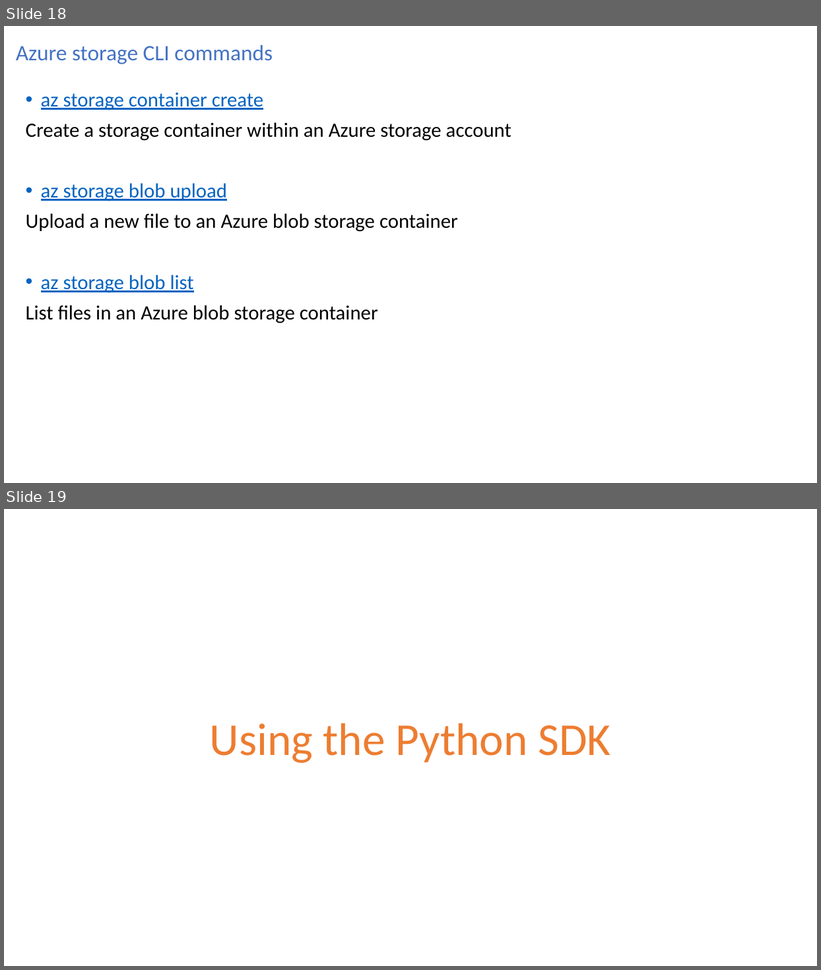
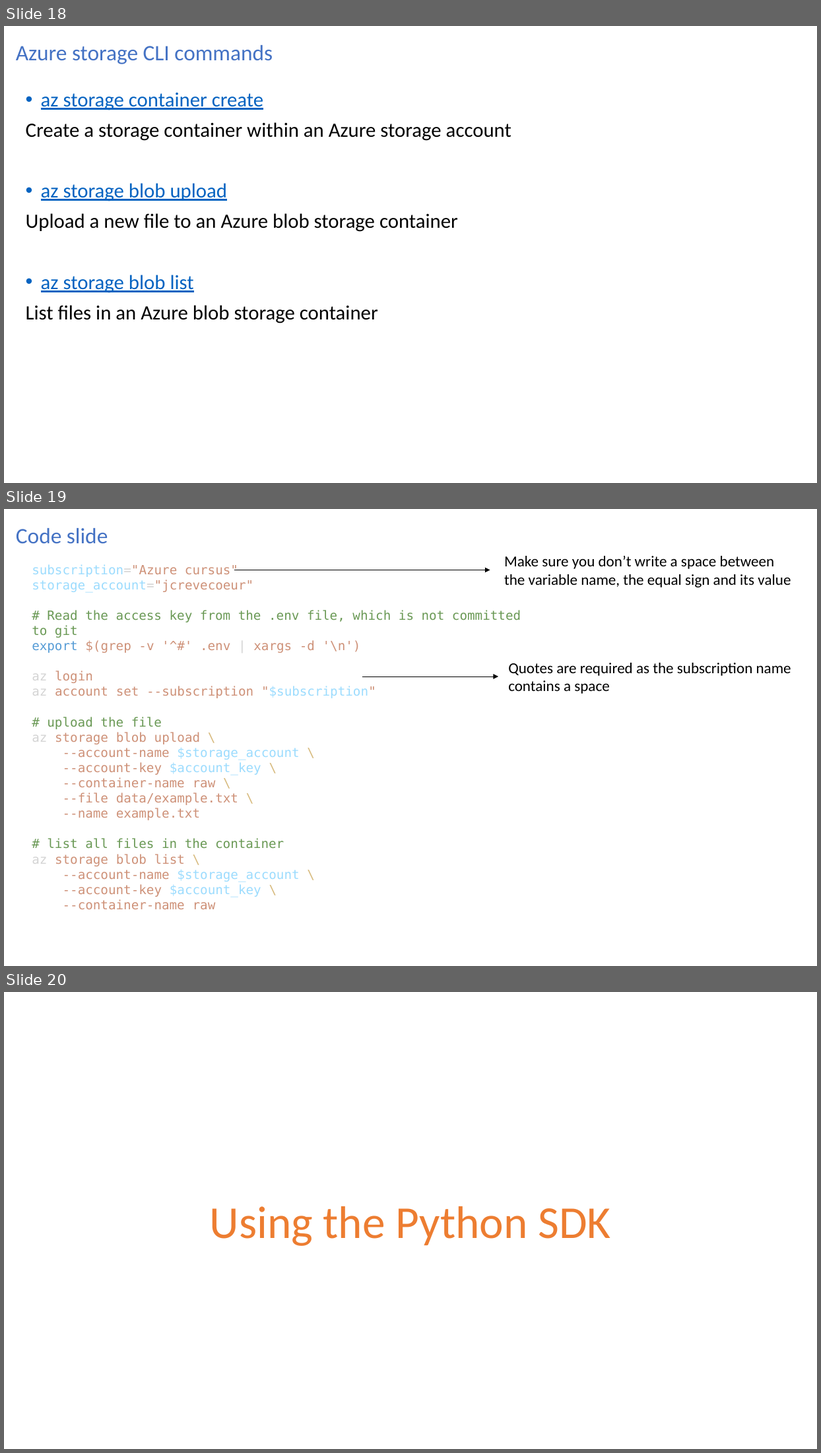
Before and after one commit to jonascrevecoeur/azure-fundamentals, a slide deck: slides/Azure fundamentals.pptx. Shown one above the other, each under a label of ours: slides 18 and 19 before the commit, slides 18, 19 and 20 after it. The pictures are 821x970 and 821x1453 pixels, drawn with LibreOffice and Linux fonts; fonts in the diff are those of the drawing. Boxes give left, top, right and bottom in pixels: in the first picture for what was removed or moved away, otherwise in the second. Text is boxed around its words. In the diff, an @@ line names an element or a change of style, - is before the commit and + after.

```diff
--- a/slides/Azure fundamentals.pptx
+++ b/slides/Azure fundamentals.pptx
@@ slide 19 added at [4, 509, 817, 966], background #FFFFFF @@
@@ title added at [16, 528, 108, 543], 26 pt, text #4472C4 @@
+Code slide
@@ text added at [32, 564, 521, 910], 15 pt, text #CE9178 @@
+subscription="Azure cursus"
+storage_account="jcrevecoeur"
+# Read the access key from the .env file, which is not committed to git
+export $(grep -v '^#' .env | xargs -d '\n')
+az login
+az account set --subscription "$subscription"
+# upload the file
+az storage blob upload \
+--account-name $storage_account \
+--account-key $account_key \
+--container-name raw \
+--file data/example.txt \
+--name example.txt
+# list all files in the container
+az storage blob list \
+--account-name $storage_account \
+--account-key $account_key \
+--container-name raw
@@ text added at [504, 556, 791, 588], 18 pt, text #000000 @@
+Make sure you don’t write a space between
+the variable name, the equal sign and its value
@@ arrow added from (234, 570) to (490, 570), #000000 0.5 pt @@
@@ text added at [508, 663, 791, 694], 18 pt, text #000000 @@
+Quotes are required as the subscription name
+contains a space
@@ arrow added from (362, 677) to (499, 677), #000000 0.5 pt @@
@@ what was slide 19 is now slide 20 @@
```
Also in this commit, not shown: 4 other slides added.
